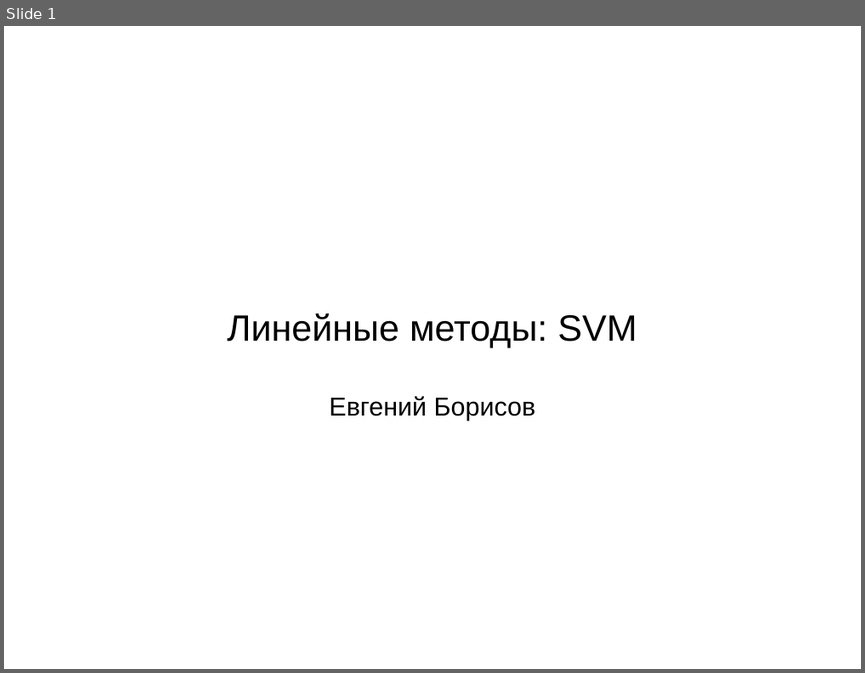
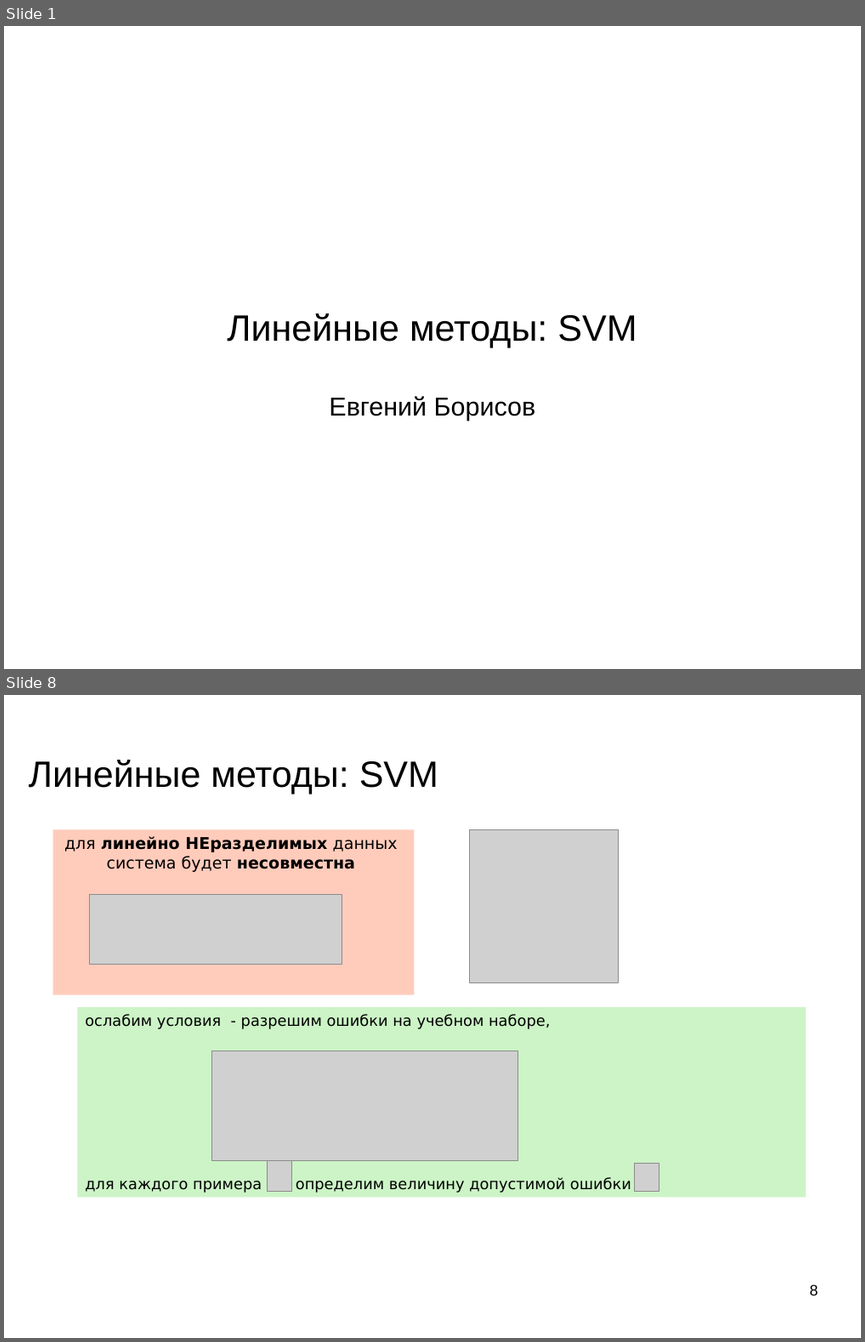
Before and after one commit to mechanoid5/ml_lectorium_legacy, a slide deck: 18-svm.odp. Shown one above the other, each under a label of ours: slide 1 before the commit, slides 1 and 8 after it; the slides between them are not shown. The pictures are 865x673 and 865x1342 pixels, drawn with LibreOffice and Linux fonts; fonts in the diff are those of the drawing; grey boxes stand for pictures; background and template pictures are left out. Boxes give left, top, right and bottom in pixels: in the first picture for what was removed or moved away, otherwise in the second. Text is boxed around its words. In the diff, an @@ line names an element or a change of style, - is before the commit and + after.

```diff
--- a/18-svm.odp
+++ b/18-svm.odp
@@ slide 8 added at <box>4,695,861,1338</box>, background picture (left out) @@
@@ title added at <box>29,760,438,794</box>, 33.9 pt, text #000000 @@
+Линейные методы: SVM
@@ rectangle added at <box>53,829,415,995</box>, fill #FFCCBC, 15 pt, text #000000, bold @@
+для линейно НЕразделимых данных
+система будет несовместна
@@ picture added at <box>469,829,619,982</box> @@
@@ picture added at <box>90,895,342,964</box> @@
@@ rectangle added at <box>77,1008,806,1197</box>, fill #CCF4C6, 14 pt, text #000000 @@
+ослабим условия - разрешим ошибки на учебном наборе,
+для каждого примера определим величину допустимой ошибки
@@ picture added at <box>211,1050,518,1160</box> @@
@@ picture added at <box>267,1160,291,1191</box> @@
@@ picture added at <box>635,1163,659,1191</box> @@
@@ page number added at <box>810,1284,818,1295</box>, 14 pt, text #000000 @@
+8
```
Also in this commit, not shown: 5 slides changed, 3 other slides added, 4 slides removed, 3 other files.
